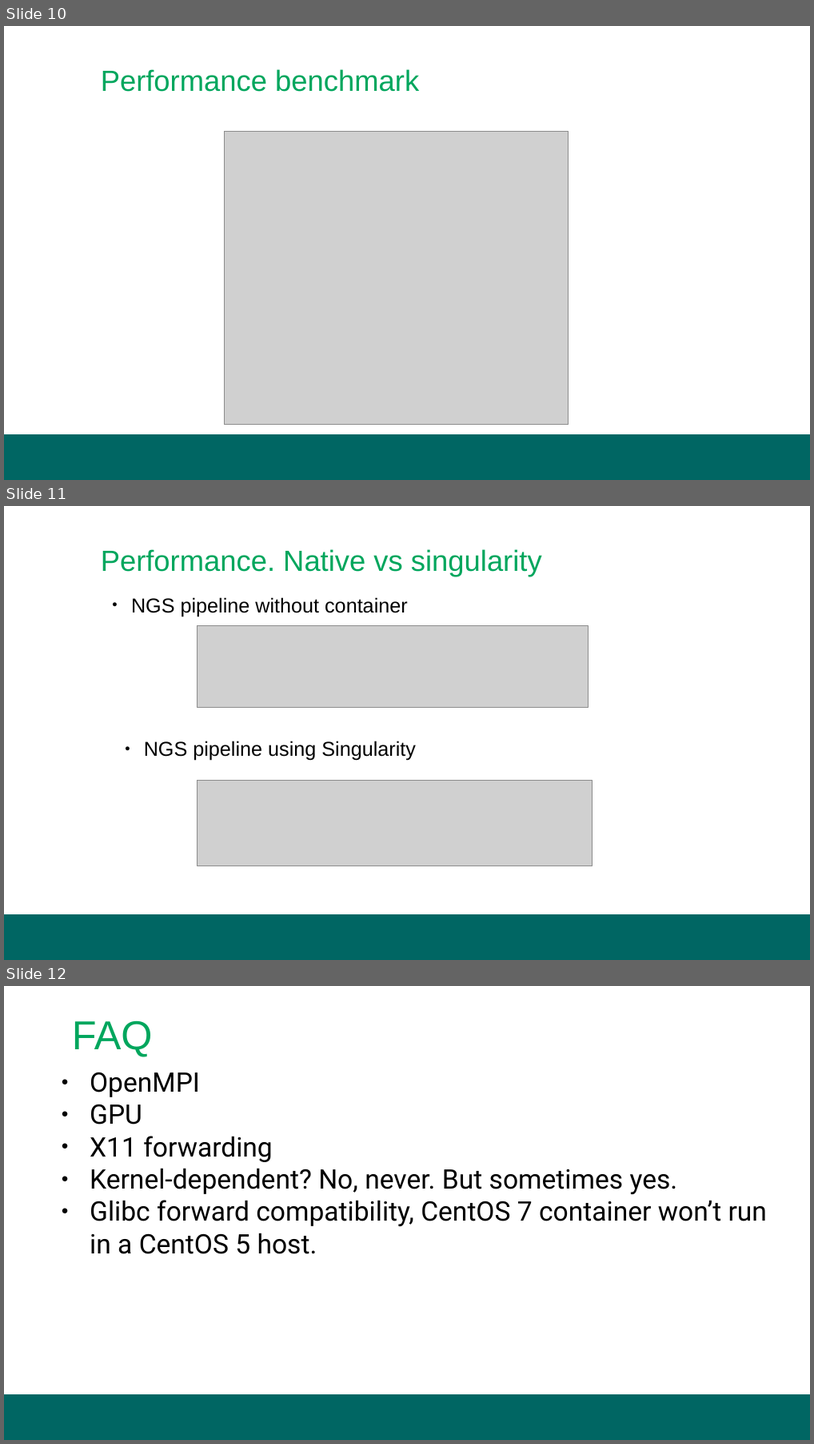
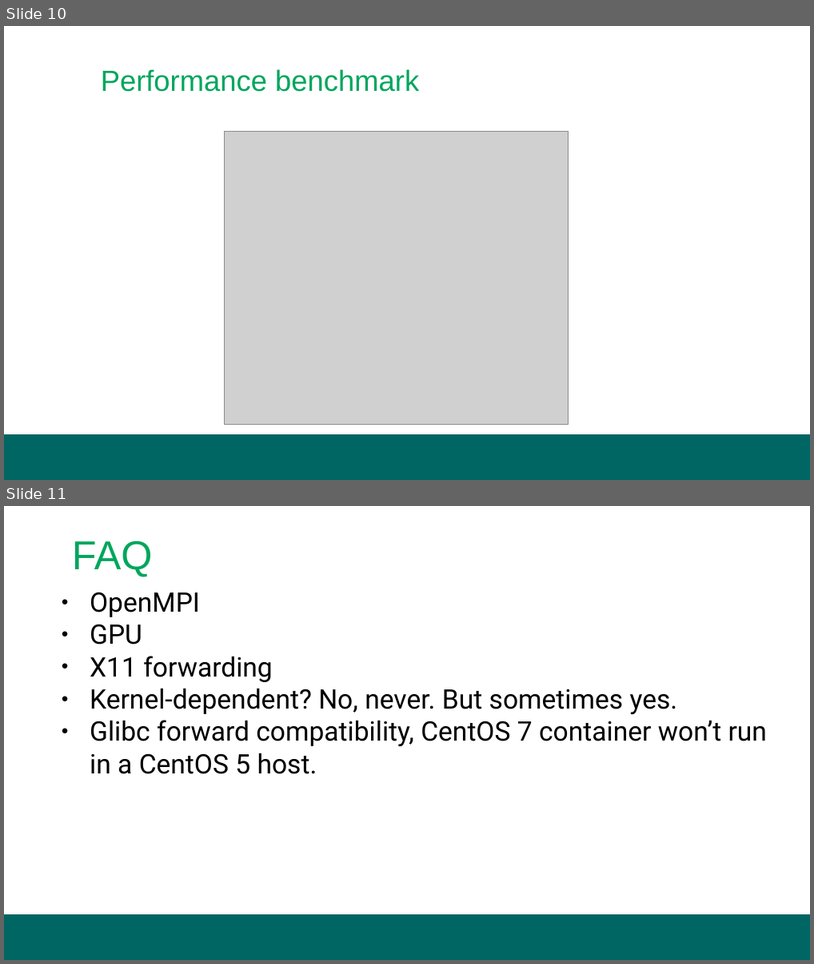
Before and after one commit to titansmc/singularity-training-2019, a slide deck: 1.-singularity-training-what-are-containers.odp. Shown one above the other, each under a label of ours: slides 10, 11 and 12 before the commit, slides 10 and 11 after it. The pictures are 814x1444 and 814x964 pixels, drawn with LibreOffice and Linux fonts; fonts in the diff are those of the drawing; grey boxes stand for pictures; background and template pictures are left out. Boxes give left, top, right and bottom in pixels: in the first picture for what was removed or moved away, otherwise in the second. Text is boxed around its words. In the diff, an @@ line names an element or a change of style, - is before the commit and + after.

```diff
--- a/1.-singularity-training-what-are-containers.odp
+++ b/1.-singularity-training-what-are-containers.odp
@@ slide 11 removed at (4,506,810,960), background #FFFFFF; not listed: 1 template element that a slide beside it also shows @@
@@ text removed at (101,549,542,577) @@
-Performance. Native vs singularity
@@ text removed at (131,597,408,616) @@
-● NGS pipeline without container
@@ picture removed at (198,626,589,708) @@
@@ text removed at (144,740,416,760) @@
-● NGS pipeline using Singularity
@@ picture removed at (198,780,593,866) @@
@@ what was slide 12 is now slide 11 @@
```
Also in this commit, not shown: 1 other file.
